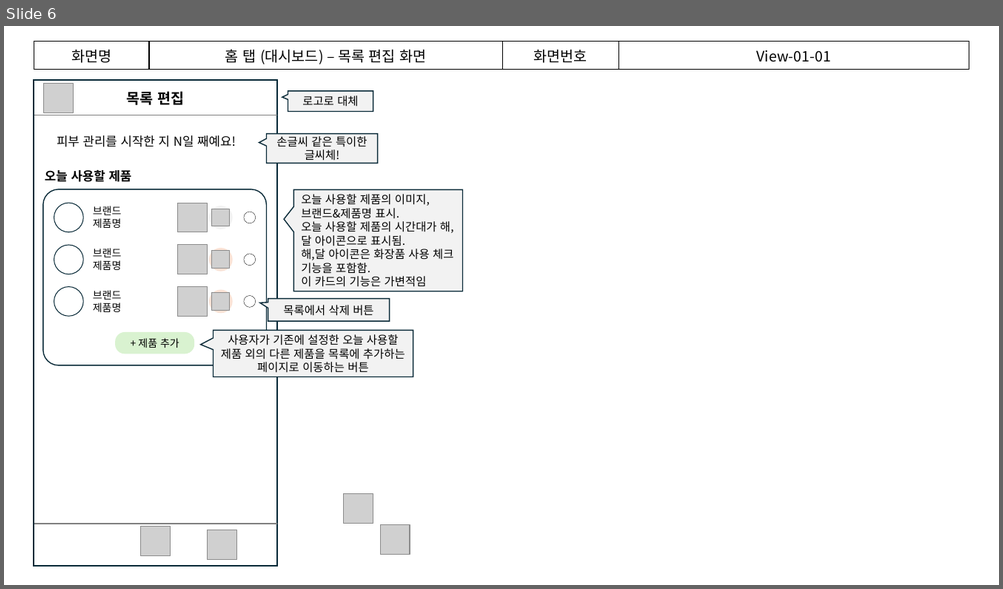
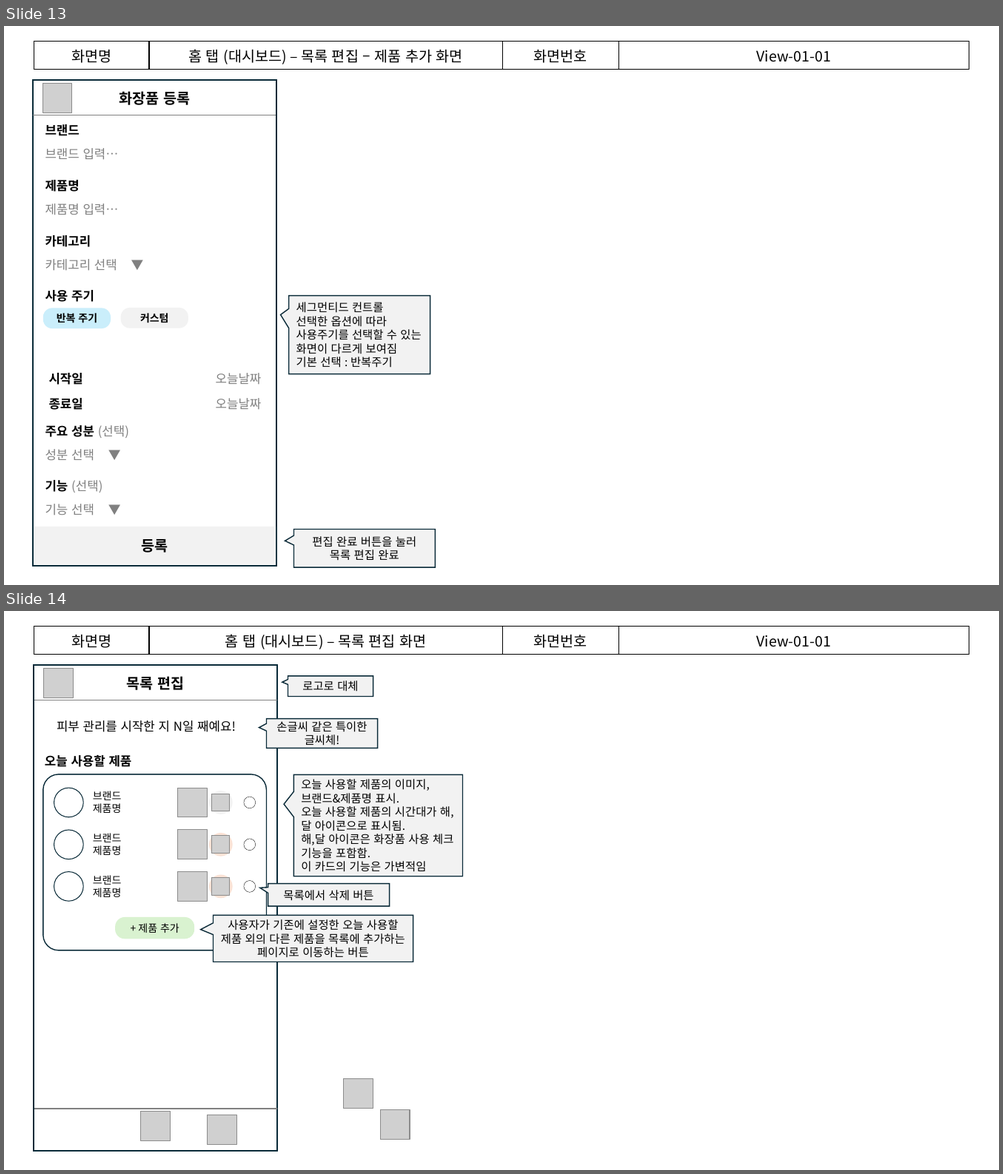
Before and after one commit to joo-hyejin/app_study, a slide deck: 기획서 - 프로토타입.pptx. Shown one above the other, each under a label of ours: slide 6 before the commit, slides 13 and 14 after it. The pictures are 1003x589 and 1003x1174 pixels, drawn with LibreOffice and Linux fonts; fonts in the diff are those of the drawing; grey boxes stand for pictures; background and template pictures are left out. Boxes give left, top, right and bottom in pixels: in the first picture for what was removed or moved away, otherwise in the second. Text is boxed around its words. In the diff, an @@ line names an element or a change of style, - is before the commit and + after.

```diff
--- a/기획서 - 프로토타입.pptx
+++ b/기획서 - 프로토타입.pptx
@@ slide 13 added at box(4, 26, 999, 585), background #FFFFFF @@
@@ table added at box(34, 41, 969, 68), 1 rows, 4 columns @@
+화면명 | 홈 탭 (대시보드) – 목록 편집 – 제품 추가 화면 | 화면번호 | View-01-01
@@ rectangle added at box(33, 80, 276, 566), outline #092A39 1.5 pt @@
@@ picture added at box(42, 84, 72, 113) @@
@@ text added at box(119, 91, 190, 105), 14 pt, text #000000, bold @@
+화장품 등록
@@ line added from (33, 115) to (276, 115), #808080 0.25 pt @@
@@ text added at box(45, 124, 79, 136), 12 pt, text #000000, bold @@
+브랜드
@@ text added at box(45, 148, 119, 160), 12 pt, text #808080 @@
+브랜드 입력…
@@ text added at box(45, 180, 79, 192), 12 pt, text #000000, bold @@
+제품명
@@ text added at box(45, 204, 119, 215), 12 pt, text #808080 @@
+제품명 입력…
@@ text added at box(45, 235, 91, 247), 12 pt, text #000000, bold @@
+카테고리
@@ text added at box(45, 259, 117, 271), 12 pt, text #808080 @@
+카테고리 선택 ▼
@@ text added at box(45, 290, 94, 302), 12 pt, text #000000, bold @@
+사용 주기
@@ rounded rectangle added at box(42, 308, 111, 329), fill #CAEEFB, 10 pt, text #000000, bold @@
+반복 주기
@@ rounded rectangle added at box(120, 308, 188, 329), fill #F2F2F2, 10 pt, text #000000, bold @@
+커스텀
@@ speech box added at box(289, 296, 430, 375), fill #F2F2F2, outline #092A39 1 pt, 11 pt, text #000000 @@
+세그먼티드 컨트롤
+선택한 옵션에 따라 사용주기를 선택할 수 있는 화면이 다르게 보여짐
+기본 선택 : 반복주기
@@ text added at box(49, 373, 262, 385), 12 pt, text #808080 @@
+시작일 오늘날짜
@@ text added at box(49, 398, 262, 410), 12 pt, text #808080 @@
+종료일 오늘날짜
@@ text added at box(45, 426, 129, 438), 12 pt, text #000000, bold @@
+주요 성분 (선택)
@@ text added at box(45, 449, 94, 460), 12 pt, text #808080 @@
+성분 선택 ▼
@@ text added at box(45, 480, 102, 493), 12 pt, text #808080 @@
+기능 (선택)
@@ text added at box(45, 504, 94, 515), 12 pt, text #808080 @@
+기능 선택 ▼
@@ rounded rectangle added at box(34, 528, 276, 565), fill #F2F2F2, 14 pt, text #000000, bold @@
+등록
@@ speech box added at box(293, 530, 435, 568), fill #F2F2F2, outline #092A39 1 pt, 11 pt, text #000000 @@
+편집 완료 버튼을 눌러 목록 편집 완료
@@ what was slide 6 is now slide 14 @@
```
Also in this commit, not shown: 2 slides changed, 7 other slides added, 1 other file.
